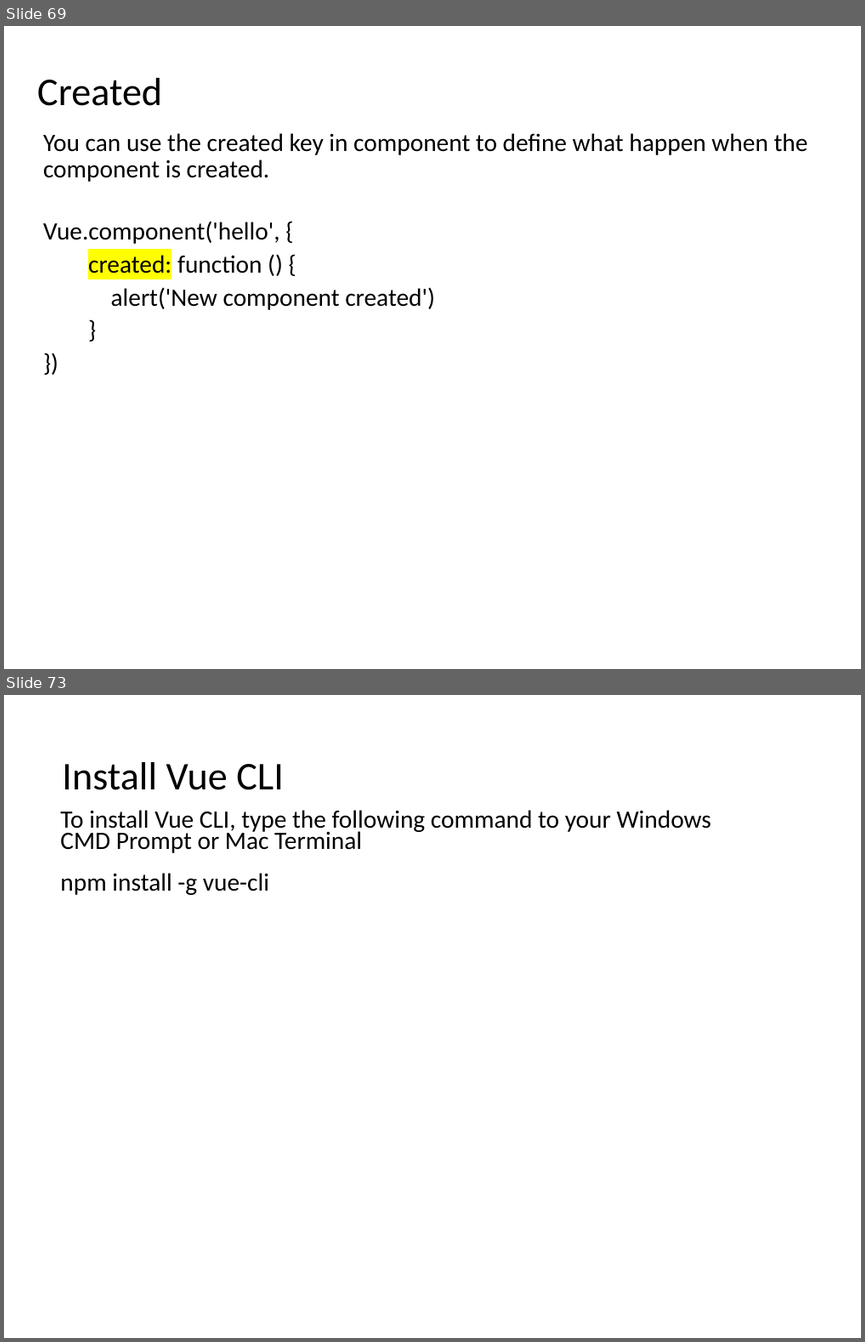
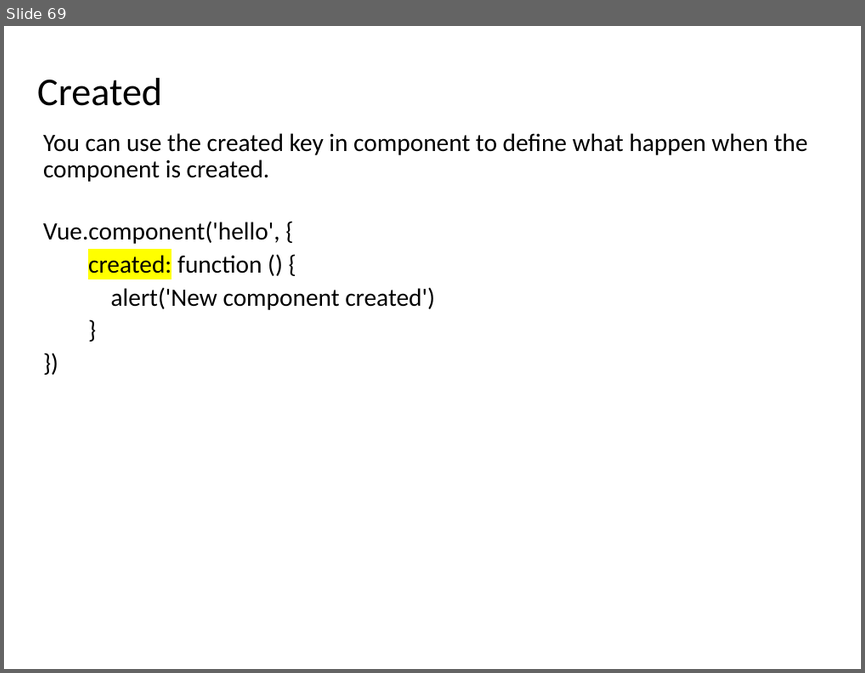
Before and after one commit to auzadventure/vue-beginner, a slide deck: SG - Lionel - Vue.js Essential Training - v2.pptx. Shown one above the other, each under a label of ours: slides 69 and 73 before the commit, slide 69 after it; the slides between them are not shown. The pictures are 865x1342 and 865x673 pixels, drawn with LibreOffice and Linux fonts; fonts in the diff are those of the drawing. Boxes give left, top, right and bottom in pixels: in the first picture for what was removed or moved away, otherwise in the second. Text is boxed around its words. In the diff, an @@ line names an element or a change of style, - is before the commit and + after.

```diff
--- a/SG - Lionel - Vue.js Essential Training - v2.pptx
+++ b/SG - Lionel - Vue.js Essential Training - v2.pptx
@@ slide 73 removed at (x1=4, y1=695, x2=861, y2=1338), background #FFFFFF @@
@@ title removed at (x1=62, y1=762, x2=284, y2=790) @@
-Install Vue CLI
@@ text removed at (x1=60, y1=810, x2=711, y2=895) @@
-To install Vue CLI, type the following command to your Windows CMD Prompt or Mac Terminal
-npm install -g vue-cli
```
Also in this commit, not shown: 1 slide changed, 20 other slides removed, 13 other files.
